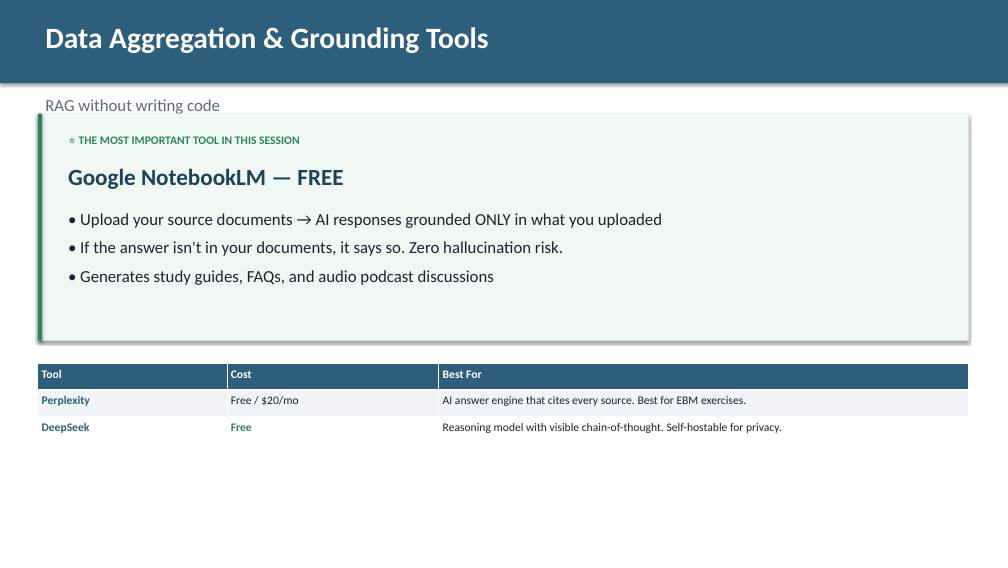
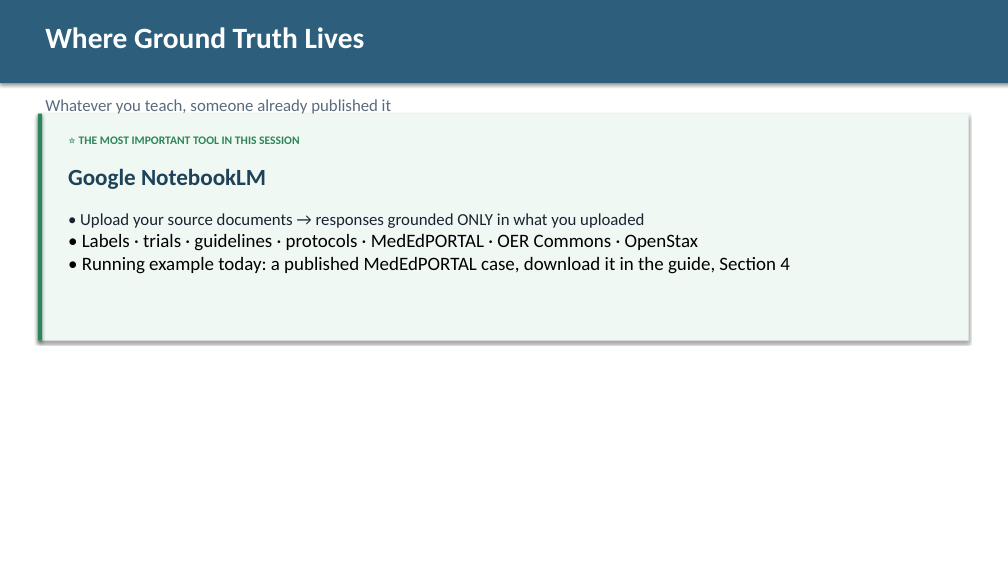
Before and after one commit to diana-brewer/digital-learning-unlocked, a slide deck: slide 10 of Digital Learning Unlocked - Slide Deck.pptx (slide 11 before the commit). Drawn at 1008x568 pixels with LibreOffice and Linux fonts; fonts in the diff are those of the drawing. Boxes give left, top, right and bottom in pixels: in the first picture for what was removed or moved away, otherwise in the second. Text is boxed around its words. In the diff, an @@ line names an element or a change of style, - is before the commit and + after.

```diff
--- a/Digital Learning Unlocked - Slide Deck.pptx
+++ b/Digital Learning Unlocked - Slide Deck.pptx
@@ text at bbox=[45, 27, 365, 49]: text changed @@
-Data Aggregation & Grounding Tools
+Where Ground Truth Lives
@@ text at bbox=[45, 99, 391, 114]: text changed @@
-RAG without writing code
+Whatever you teach, someone already published it
@@ text at bbox=[68, 168, 266, 189]: text changed @@
-Google NotebookLM — FREE
+Google NotebookLM
@@ text at bbox=[80, 213, 790, 274]: text changed; size 16 to 18 pt; text colour #1A2332 to #000000 @@
-• Upload your source documents → AI responses grounded ONLY in what you uploaded
-• If the answer isn't in your documents, it says so. Zero hallucination risk.
-• Generates study guides, FAQs, and audio podcast discussions
+• Upload your source documents → responses grounded ONLY in what you uploaded
+• Labels · trials · guidelines · protocols · MedEdPORTAL · OER Commons · OpenStax
+• Running example today: a published MedEdPORTAL case, download it in the guide, Section 4
@@ table removed at bbox=[38, 363, 969, 443], 3 rows, 3 columns @@
-Tool | Cost | Best For
-Perplexity | Free / $20/mo | AI answer engine that cites every source. Best for EBM exercises.
-DeepSeek | Free | Reasoning model with visible chain-of-thought. Self-hostable for privacy.
```
Also in this commit, not shown: 17 other slides changed, 1 slide added, 4 slides removed, 3 other files.
